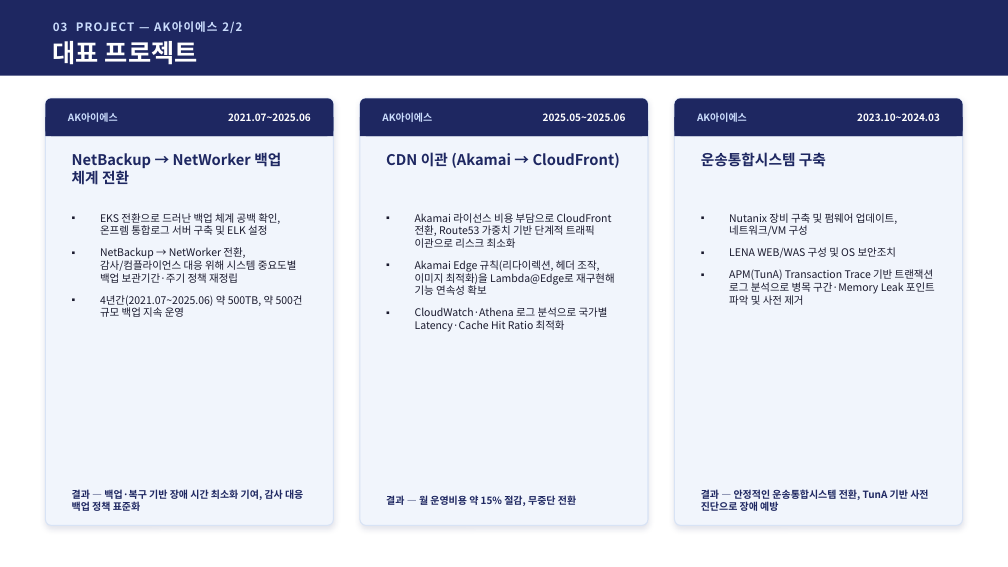
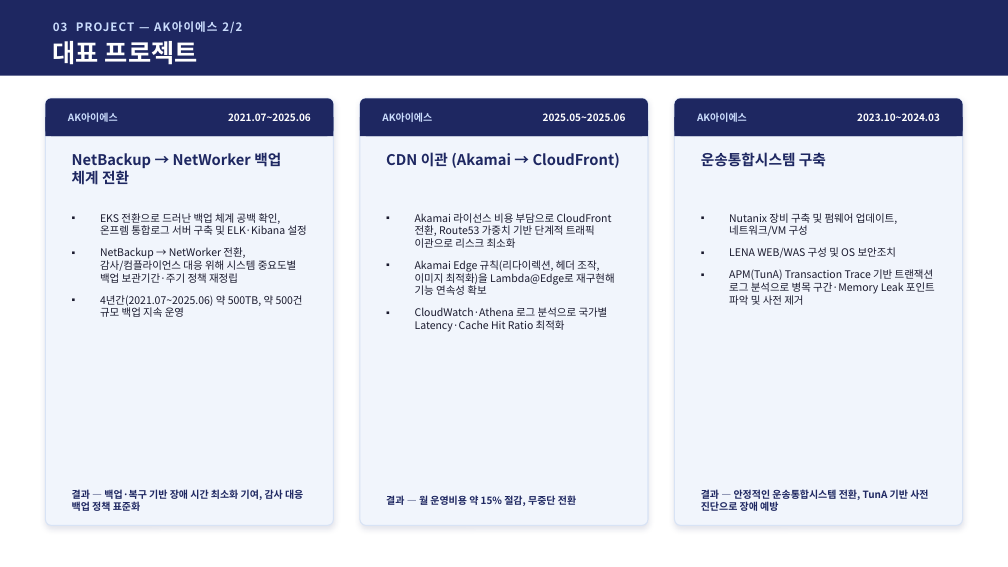
Before and after one commit to jtkdy/devops-portfolio, a slide deck: slide 7 of 포트폴리오_정상윤_2026_v2.pptx. Drawn at 1008x567 pixels with LibreOffice and Linux fonts; fonts in the diff are those of the drawing. Boxes give left, top, right and bottom in pixels: in the first picture for what was removed or moved away, otherwise in the second. Text is boxed around its words. In the diff, an @@ line names an element or a change of style, - is before the commit and + after.

```diff
--- a/포트폴리오_정상윤_2026_v2.pptx
+++ b/포트폴리오_정상윤_2026_v2.pptx
@@ text at bbox=[100, 213, 307, 235]: text changed @@
-▪ EKS 전환으로 드러난 백업 체계 공백 확인, 온프렘 통합로그 서버 구축 및 ELK 설정
+▪ EKS 전환으로 드러난 백업 체계 공백 확인, 온프렘 통합로그 서버 구축 및 ELK·Kibana 설정
```
Also in this commit, not shown: 2 other slides changed, 1 other file.
